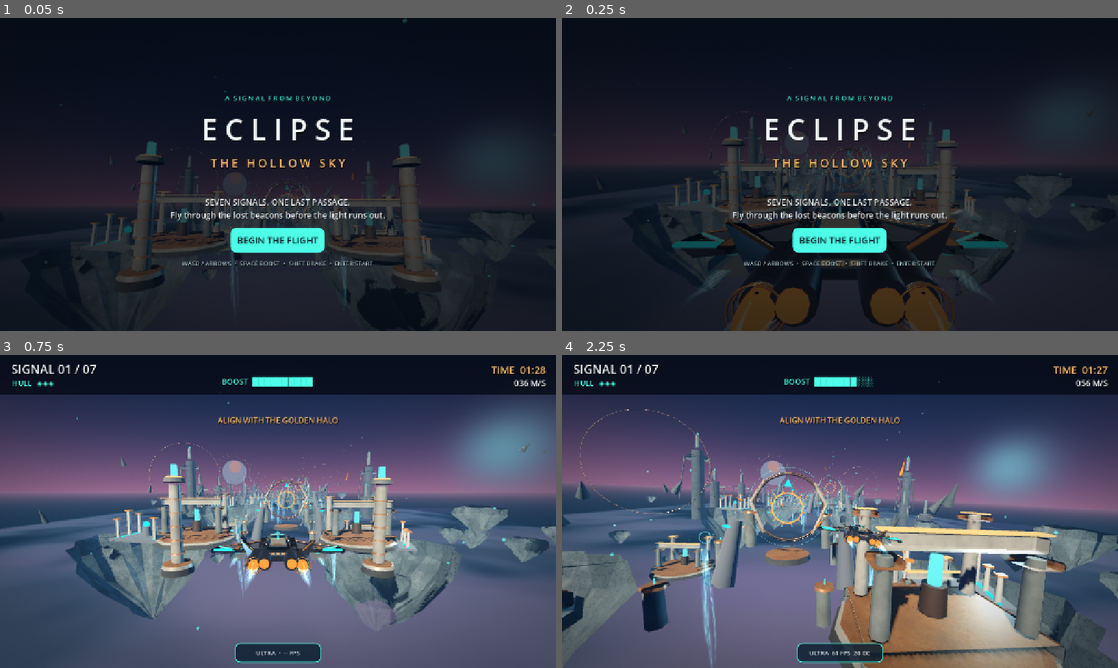
Above: before the commit, frames 1-4 (two rows, left to right).
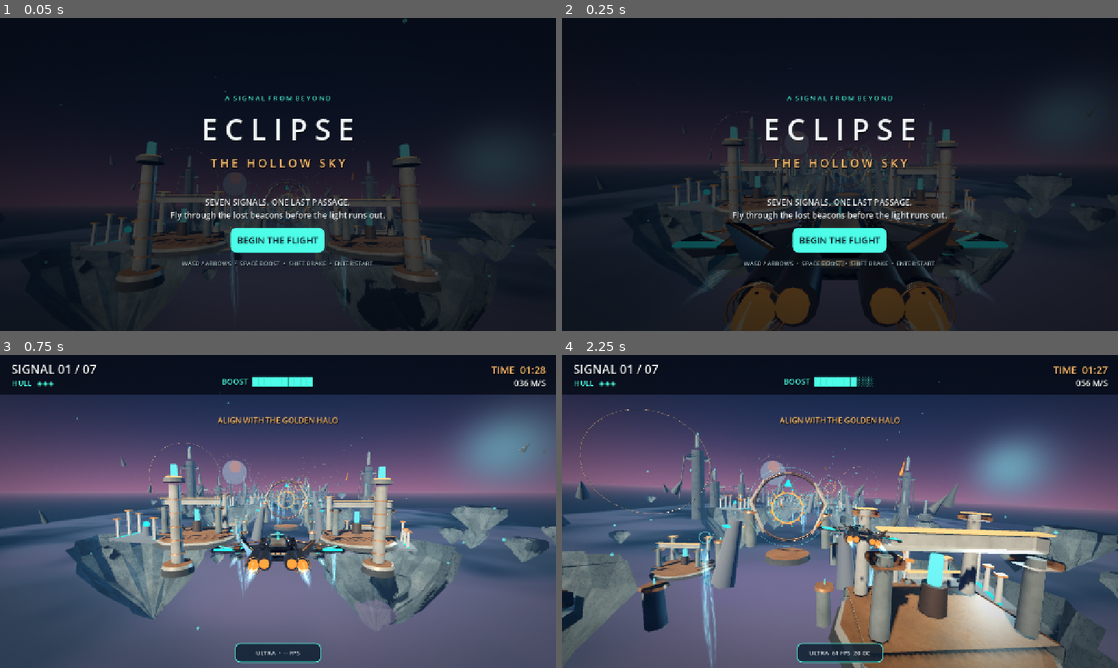
Above: after the commit, the same moments.

Repository: tpylman90-ctrl/Eclipse-The-Hollow-Sky
Game: Godot game, scene res://scenes/main.tscn
The game is run twice, just before and just after one commit, with the same random seed, the same clock (stepped at 60 frames per second) and the same inputs.
Inputs:
- Up to frame 1 (0.05 s): no input
- Up to frame 2 (0.25 s): no input
- Up to frame 3 (0.75 s): click "BEGIN THE FLIGHT" at 0.5 s
- Up to frame 4 (2.25 s): tap Enter (start_game) at 1.25, 2.1 s; hold D (steer_right) 1.28-2.03 s; hold Space (boost) 1.28-2.03 s; hold Shift (brake) from 2.03 s (still down)

Frame 1 is identical in both runs. In frame 2, 0.1% of the frame differs, in the area x 28-72%, y 64-80%; in frame 3, 0.2%, in the area x 41-61%, y 57-71%; in frame 4, 0.2%.

Commit message:
Skin skiff paneling in procedural forged PBR alloys with micro wear and metal reflections

Diff:
--- a/scripts/skiff_art.gd
+++ b/scripts/skiff_art.gd
@@ -1,23 +1,24 @@
 extends Node3D
 
 const MeshFactory = preload("res://scripts/mesh_factory.gd")
+const FORGED_SHADER = preload("res://shaders/forged_metal.gdshader")
 ## Art pass 02 - layered metallic hull, aviation panelization, glass canopy ribs.
 ## This is all original hard-surface geometry, built into the parent skiff at runtime.
 
-var graphite: StandardMaterial3D
-var steel: StandardMaterial3D
-var titanium: StandardMaterial3D
-var bronze: StandardMaterial3D
+var graphite: Material
+var steel: Material
+var titanium: Material
+var bronze: Material
 var glass: StandardMaterial3D
 var turquoise: StandardMaterial3D
 var ember: StandardMaterial3D
 var bolt: StandardMaterial3D
 
 func _ready() -> void:
-    graphite = _material(Color("#17212c"), 0.50, 0.55)
-    steel = _material(Color("#687e8b"), 0.23, 0.76)
-    titanium = _material(Color("#a2b2ad"), 0.34, 0.69)
-    bronze = _material(Color("#a48055"), 0.34, 0.65)
+    graphite = _forged(Color("#202a34"), 0.59, 0.43, 0.17)
+    steel = _forged(Color("#6b8792"), 0.84, 0.25, 0.18)
+    titanium = _forged(Color("#a5b7b0"), 0.80, 0.34, 0.15)
+    bronze = _forged(Color("#ac8861"), 0.77, 0.29, 0.27)
     glass = _material(Color("#133746"), 0.08, 0.45)
     turquoise = _emissive(Color("#56e4db"), 3.3)
     ember = _emissive(Color("#f0a165"), 4.0)
@@ -29,6 +30,18 @@
     _livery()
 
 
+func _forged(tint: Color, metallic: float, rough: float, wear: float) -> ShaderMaterial:
+    var surface := ShaderMaterial.new()
+    surface.shader = FORGED_SHADER
+    surface.set_shader_parameter("paint_color", tint)
+    surface.set_shader_parameter("exposed_metal", tint.lightened(0.31))
+    surface.set_shader_parameter("metalness", metallic)
+    surface.set_shader_parameter("roughness_base", rough)
+    surface.set_shader_parameter("wear", wear)
+    surface.set_shader_parameter("scratch_density", 1.0)
+    return surface
+
+
 func _material(c: Color, rough: float, metal: float) -> StandardMaterial3D:
     var m := StandardMaterial3D.new()
     m.albedo_color = c
@@ -51,7 +64,7 @@
     n.mesh = m
     n.position = pos
     n.material_override = material
-    n.cast_shadow = GeometryInstance3D.SHADOW_CASTING_SETTING_OFF
+    n.cast_shadow = GeometryInstance3D.SHADOW_CASTING_SETTING_ON if material in [graphite, steel, titanium, bronze] else GeometryInstance3D.SHADOW_CASTING_SETTING_OFF
     add_child(n)
     return n
 
@@ -79,8 +92,9 @@
     for v in verts:
         surface.add_vertex(v)
     surface.generate_normals()
-    var mat := material.duplicate() as StandardMaterial3D
-    mat.cull_mode = BaseMaterial3D.CULL_DISABLED
+    var mat := material.duplicate() as Material
+    if mat is BaseMaterial3D:
+        (mat as BaseMaterial3D).cull_mode = BaseMaterial3D.CULL_DISABLED
     _mesh(surface.commit(), Vector3.ZERO, mat)
 
 
